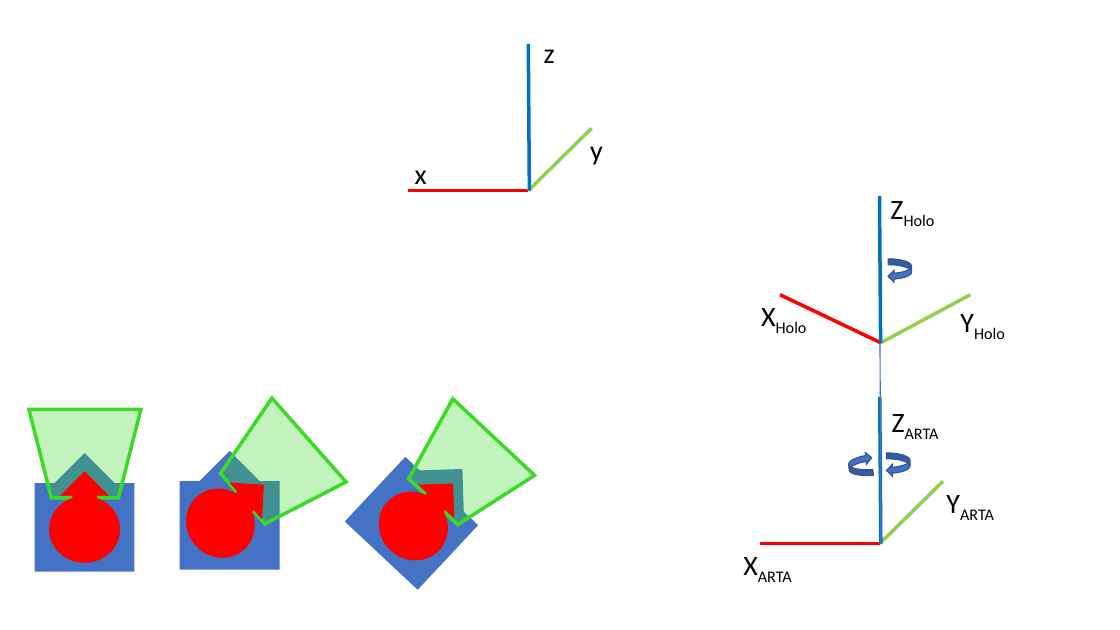
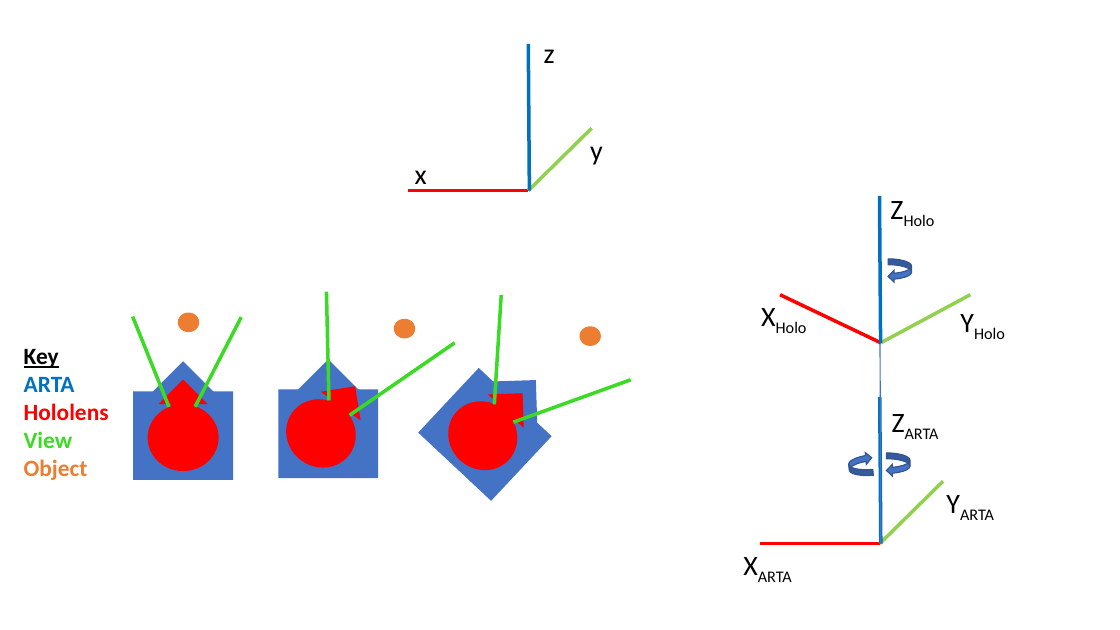
Before and after one commit to alaksana96/FinalYearProject, a slide deck: slide 8 of FinalReport/img/chapter4_analysis/Diagrams.pptx. Drawn at 1120x630 pixels with LibreOffice and Linux fonts; fonts in the diff are those of the drawing. Boxes give left, top, right and bottom in pixels: in the first picture for what was removed or moved away, otherwise in the second. Text is boxed around its words. In the diff, an @@ line names an element or a change of style, - is before the commit and + after.

```diff
--- a/FinalReport/img/chapter4_analysis/Diagrams.pptx
+++ b/FinalReport/img/chapter4_analysis/Diagrams.pptx
@@ line added from (327, 292) to (329, 401), #3BDB25 3 pt @@
@@ line added from (502, 295) to (494, 404), #3BDB25 3 pt @@
@@ line added from (133, 317) to (169, 407), #3BDB25 3 pt @@
@@ ellipse added at (178, 313, 199, 332), fill #ED7D31 @@
@@ line added from (241, 318) to (195, 407), #3BDB25 3 pt @@
@@ ellipse added at (394, 318, 415, 338), fill #ED7D31 @@
@@ ellipse added at (580, 326, 601, 345), fill #ED7D31 @@
@@ text added at (24, 349, 109, 480), 20 pt, text #FF0000, bold @@
+Key
+ARTA
+Hololens
+View
+Object
@@ line added from (455, 343) to (350, 415), #3BDB25 3 pt @@
@@ down arrow: place and size @@
-down arrow at (395, 447, 485, 537)
+down arrow at (469, 358, 559, 448)
@@ 3 down arrows, 2 rectangles, 1 ellipse: place and size @@
-3 down arrows, 2 rectangles, 1 ellipse at (34, 451, 280, 571)
+3 down arrows, 2 rectangles, 1 ellipse at (134, 360, 378, 480)
@@ ellipse at (273, 385, 370, 482): rotation 48 to 35 degrees @@
@@ down arrow at (301, 372, 375, 448): rotation 228 to 215 degrees @@
@@ rectangle: place and size @@
-rectangle at (345, 457, 478, 589)
+rectangle at (419, 368, 552, 500)
@@ ellipse: place and size @@
-ellipse at (365, 477, 463, 575)
+ellipse at (434, 387, 532, 485)
@@ down arrow: place and size @@
-down arrow at (395, 466, 471, 543)
+down arrow at (465, 377, 541, 453)
@@ line added from (631, 380) to (513, 423), #3BDB25 3 pt @@
@@ flow chart manual operation removed at (29, 409, 140, 497) @@
@@ flow chart manual operation removed at (206, 398, 346, 540) @@
@@ flow chart manual operation removed at (392, 399, 534, 540) @@
```
Also in this commit, not shown: 3 other files.
